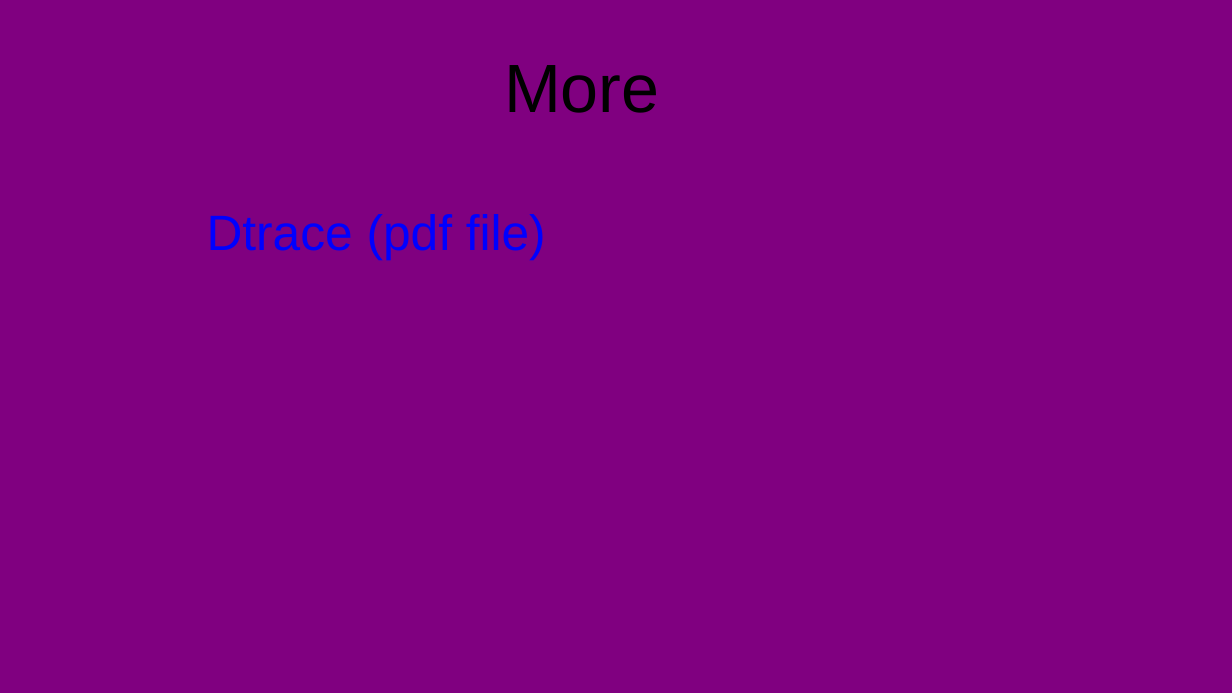
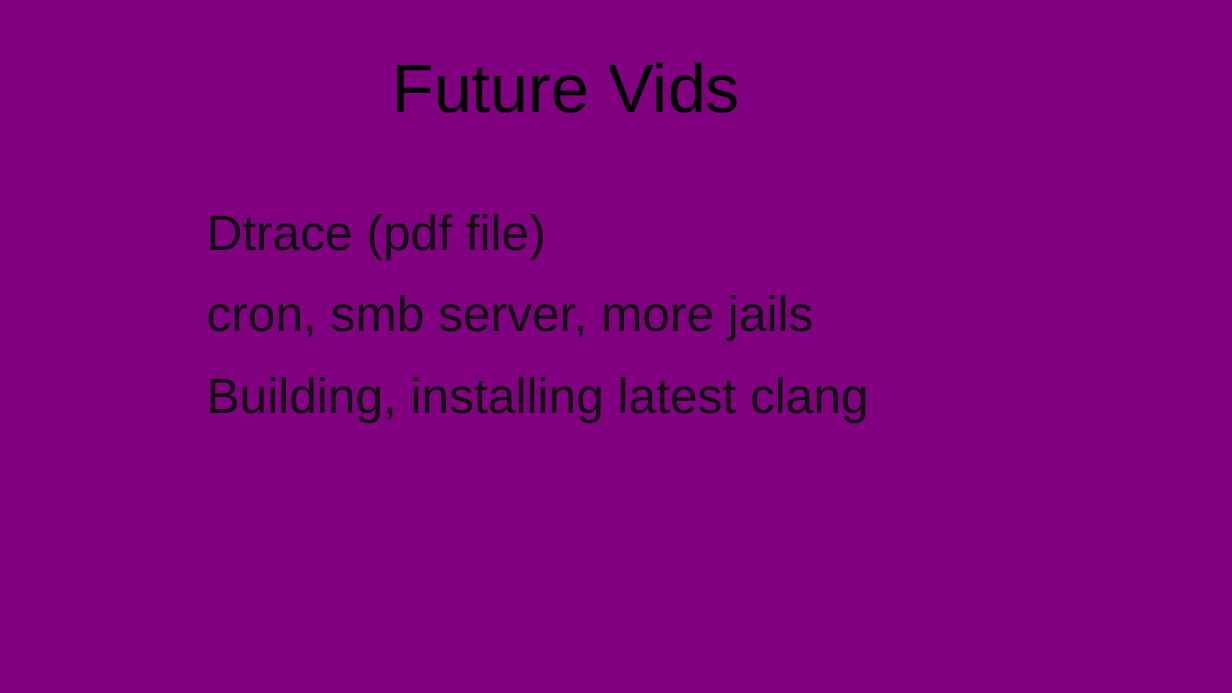
Before and after one commit to stevemac321/snippets, a slide deck: slide 11 of FreeBSD-Drop/Desktop/FreeBSD.pptx. Drawn at 1232x693 pixels with LibreOffice and Linux fonts; fonts in the diff are those of the drawing. Boxes give left, top, right and bottom in pixels: in the first picture for what was removed or moved away, otherwise in the second. Text is boxed around its words. In the diff, an @@ line names an element or a change of style, - is before the commit and + after.

```diff
--- a/FreeBSD-Drop/Desktop/FreeBSD.pptx
+++ b/FreeBSD-Drop/Desktop/FreeBSD.pptx
@@ text at [392, 62, 740, 113]: text changed @@
-More
+Future Vids
@@ text at [207, 214, 546, 259]: text colour #0000FF to #111111 in "Dtrace (pdf file)" @@
@@ text at [207, 295, 869, 423]: paragraphs added @@
+cron, smb server, more jails
+Building, installing latest clang
```
Also in this commit, not shown: 5 other slides changed.
